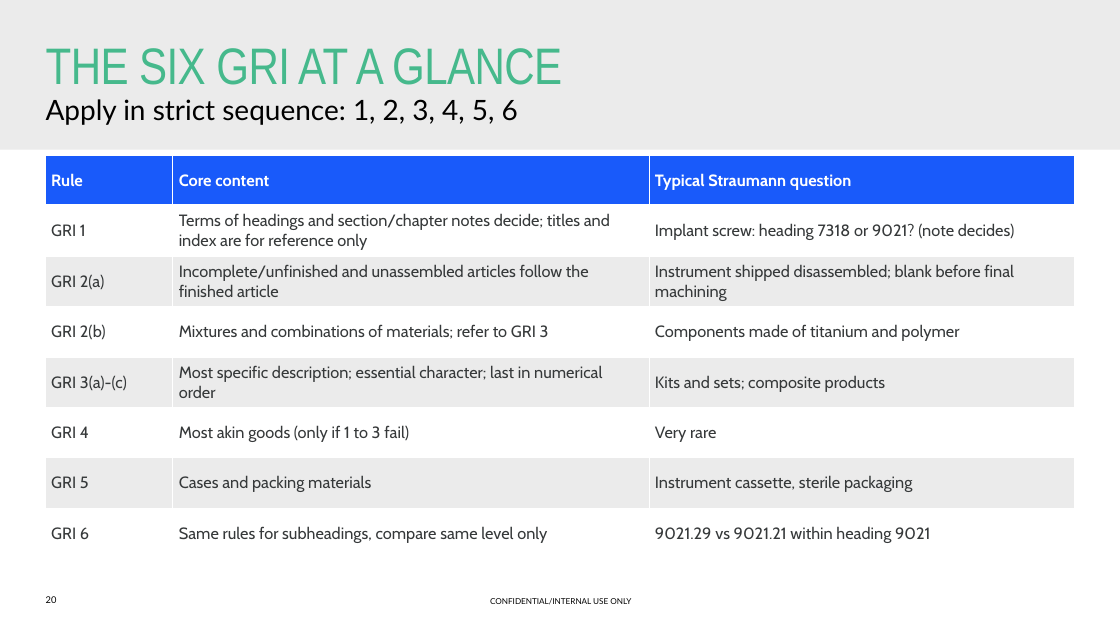
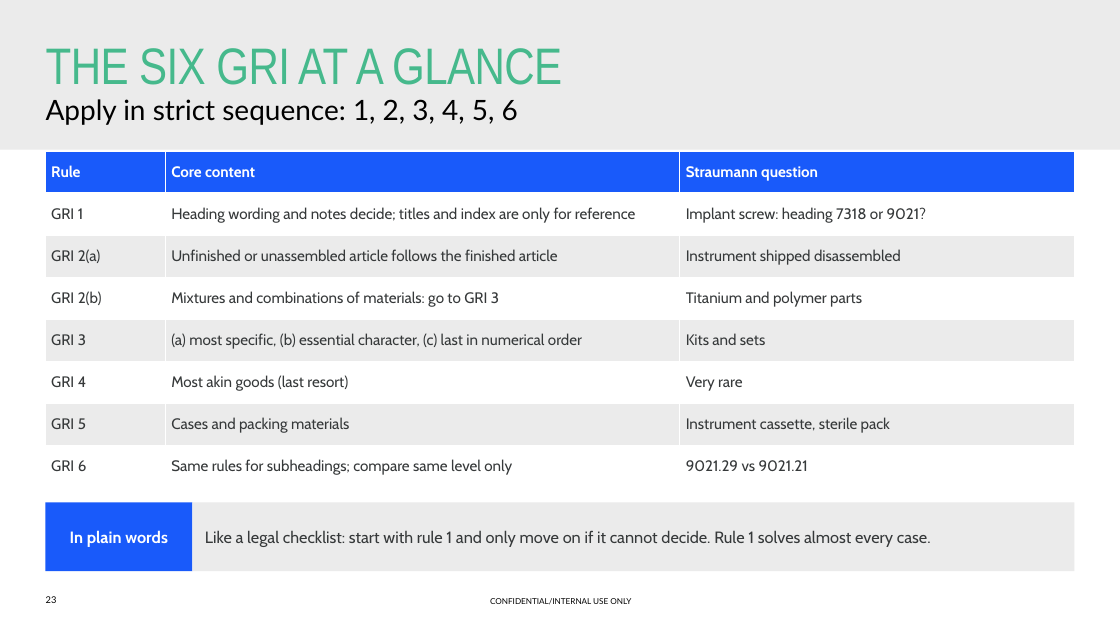
Before and after one commit to lars1909lg-bot/TradeKPI, a slide deck: slide 23 of training/Straumann_US_HTS_Classification_Training.pptx (slide 20 before the commit). Drawn at 1120x630 pixels with LibreOffice and Linux fonts; fonts in the diff are those of the drawing; background and template pictures are left out. Boxes give left, top, right and bottom in pixels: in the first picture for what was removed or moved away, otherwise in the second. Text is boxed around its words. In the diff, an @@ line names an element or a change of style, - is before the commit and + after.

```diff
--- a/training/Straumann_US_HTS_Classification_Training.pptx
+++ b/training/Straumann_US_HTS_Classification_Training.pptx
@@ table at bbox=[45, 151, 1075, 487] @@
-row 1, column 3: Typical Straumann question
+row 1, column 3: Straumann question
-row 2, column 2: Terms of headings and section/chapter notes decide; titles and index are for reference only
+row 2, column 2: Heading wording and notes decide; titles and index are only for reference
-row 2, column 3: Implant screw: heading 7318 or 9021? (note decides)
+row 2, column 3: Implant screw: heading 7318 or 9021?
-row 3, column 2: Incomplete/unfinished and unassembled articles follow the finished article
+row 3, column 2: Unfinished or unassembled article follows the finished article
-row 3, column 3: Instrument shipped disassembled; blank before final machining
+row 3, column 3: Instrument shipped disassembled
-row 4, column 2: Mixtures and combinations of materials; refer to GRI 3
+row 4, column 2: Mixtures and combinations of materials: go to GRI 3
-row 4, column 3: Components made of titanium and polymer
+row 4, column 3: Titanium and polymer parts
-row 5: GRI 3(a)-(c) | Most specific description; essential character; last in numerical order | Kits and sets; composite products
+row 5: GRI 3 | (a) most specific, (b) essential character, (c) last in numerical order | Kits and sets
-row 6, column 2: Most akin goods (only if 1 to 3 fail)
+row 6, column 2: Most akin goods (last resort)
-row 7, column 3: Instrument cassette, sterile packaging
+row 7, column 3: Instrument cassette, sterile pack
-row 8, column 2: Same rules for subheadings, compare same level only
+row 8, column 2: Same rules for subheadings; compare same level only
-row 8, column 3: 9021.29 vs 9021.21 within heading 9021
+row 8, column 3: 9021.29 vs 9021.21
@@ size 14 to 13 pt in "Rule", "Core content", "GRI 1", "GRI 2(a)" and 6 more places @@
@@ table: place and size @@
-table at bbox=[45, 155, 1075, 559]
+table at bbox=[45, 151, 1075, 487]
@@ rectangle added at bbox=[45, 502, 192, 571], fill #195AFA, 14 pt, text #FFFFFF, bold @@
+In plain words
@@ rectangle added at bbox=[192, 502, 1075, 571], fill #EBEBEB, 14 pt, text #36393A @@
+Like a legal checklist: start with rule 1 and only move on if it cannot decide. Rule 1 solves almost every case.
@@ page number at bbox=[46, 596, 57, 603]: text changed @@
-20
+23
```
Also in this commit, not shown: 77 other slides changed, 4 slides added, 2 slides removed, 1 other file.
